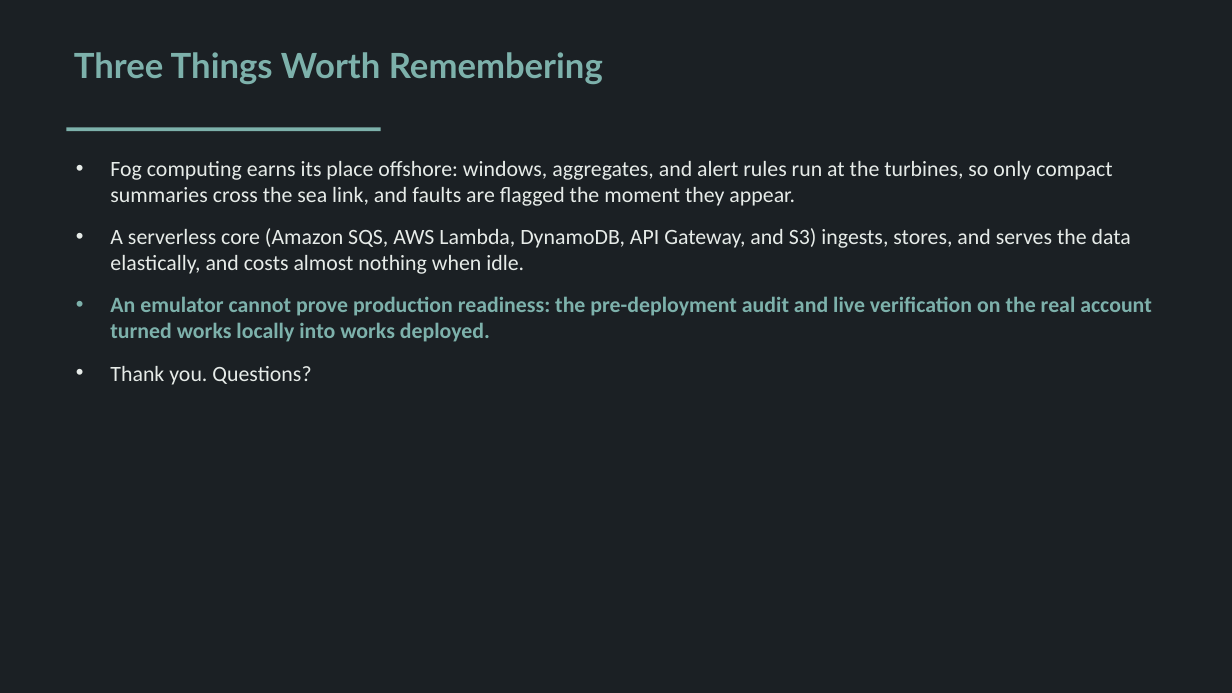
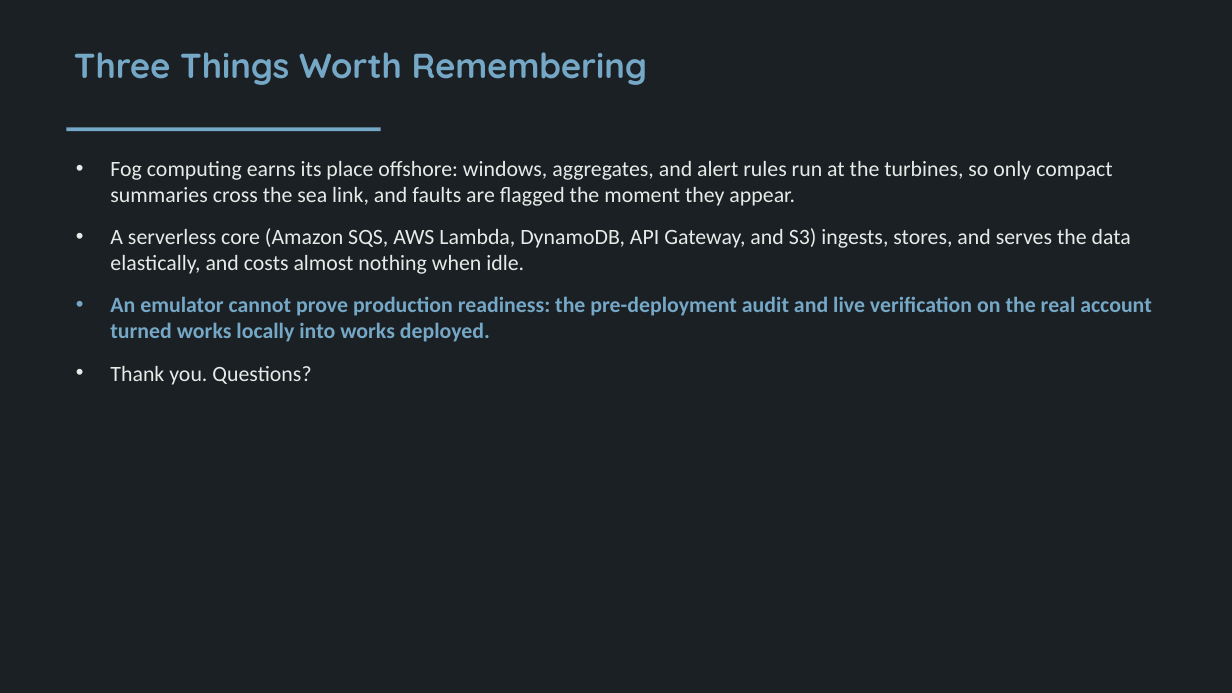
Before and after one commit to valletivarish/FEC_version_2, a slide deck: slide 6 of ppt/X25173421_offshore-wind-farm.pptx. Drawn at 1232x693 pixels with LibreOffice and Linux fonts; fonts in the diff are those of the drawing. Boxes give left, top, right and bottom in pixels: in the first picture for what was removed or moved away, otherwise in the second. Text is boxed around its words. In the diff, an @@ line names an element or a change of style, - is before the commit and + after.

Commit message:
Retheme Vishvaksen's offshore-wind deck: teal-green -> ocean/sky blue accent, Trebuchet MS -> Century Gothic (more on-theme, distinct from the teal cluster)

```diff
--- a/ppt/X25173421_offshore-wind-farm.pptx
+++ b/ppt/X25173421_offshore-wind-farm.pptx
@@ title "Three Things Worth Remembering" at [74, 52, 647, 85]: font Lato to Quicksand, text colour #7DB1AB to #75A7C6 @@
@@ rectangle at [67, 128, 381, 131]: fill #7DB1AB to #75A7C6 @@
@@ text at [110, 296, 1152, 342]: text colour #7DB1AB to #75A7C6 in "An emulator cannot prove production readiness: the ..." @@
```
Also in this commit, not shown: 5 other slides changed.
